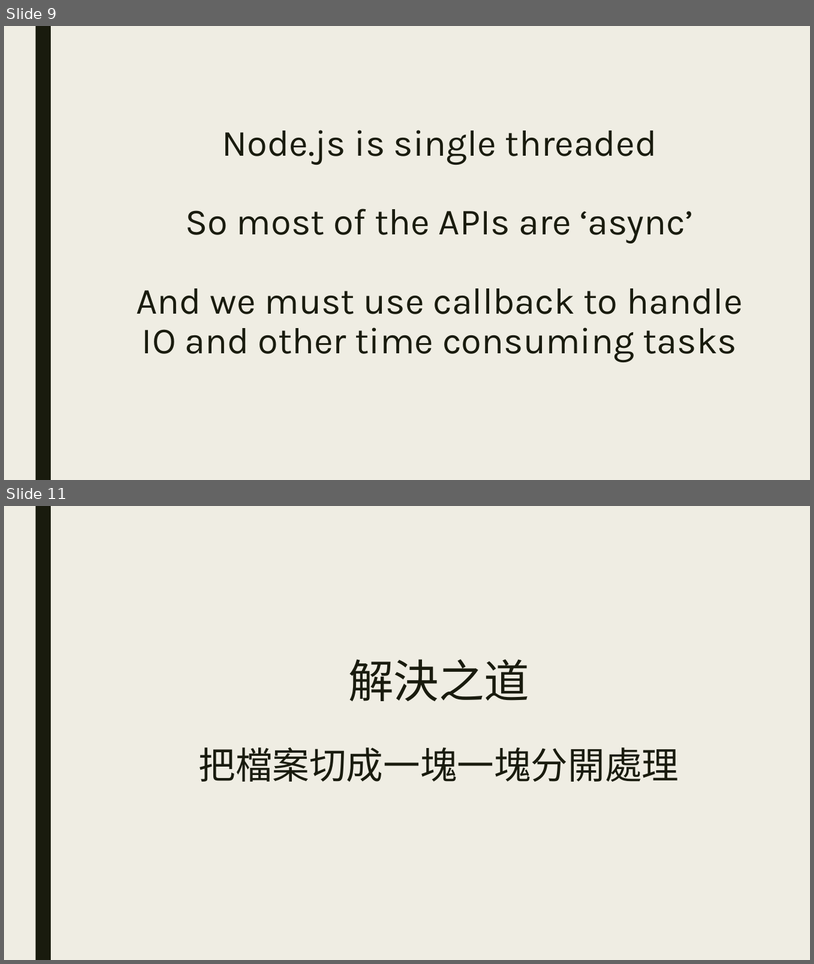
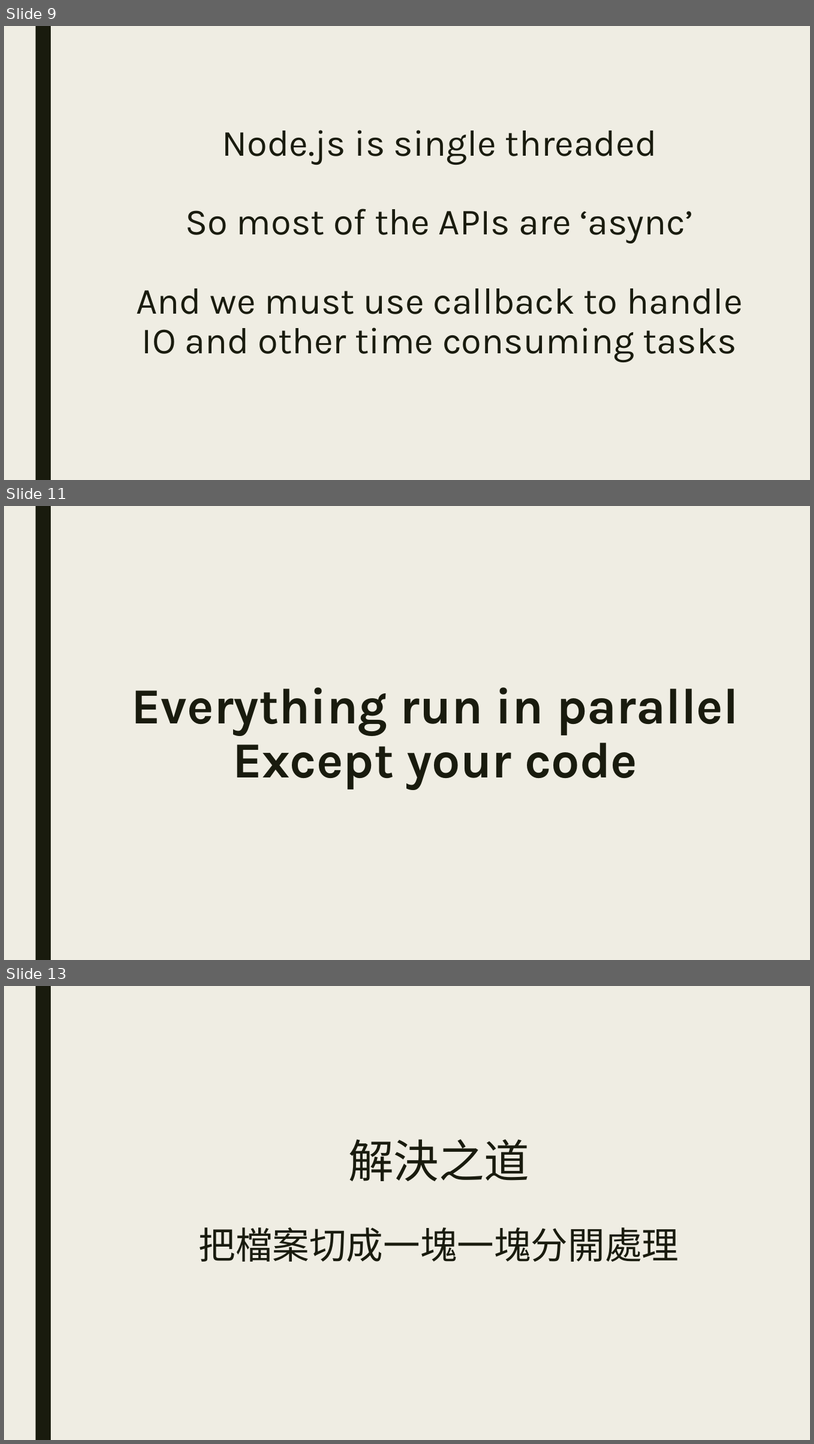
Before and after one commit to derektu/NodeTutorial, a slide deck: Presentation.pptx. Shown one above the other, each under a label of ours: slides 9 and 11 before the commit, slides 9, 11 and 13 after it; the slides between them are not shown. The pictures are 814x964 and 814x1444 pixels, drawn with LibreOffice and Linux fonts; fonts in the diff are those of the drawing. Boxes give left, top, right and bottom in pixels: in the first picture for what was removed or moved away, otherwise in the second. Text is boxed around its words. In the diff, an @@ line names an element or a change of style, - is before the commit and + after.

```diff
--- a/Presentation.pptx
+++ b/Presentation.pptx
@@ slide 11 added at bbox=[4, 506, 810, 960], background #EFEDE3; not listed: 1 template element that a slide beside it also shows @@
@@ title added at bbox=[132, 687, 739, 789], 60 pt, text #191B0E, bold @@
+Everything run in parallel
+Except your code
@@ what was slide 11 is now slide 13 @@
```
Also in this commit, not shown: 2 slides changed, 5 other slides added, 3 other files.
